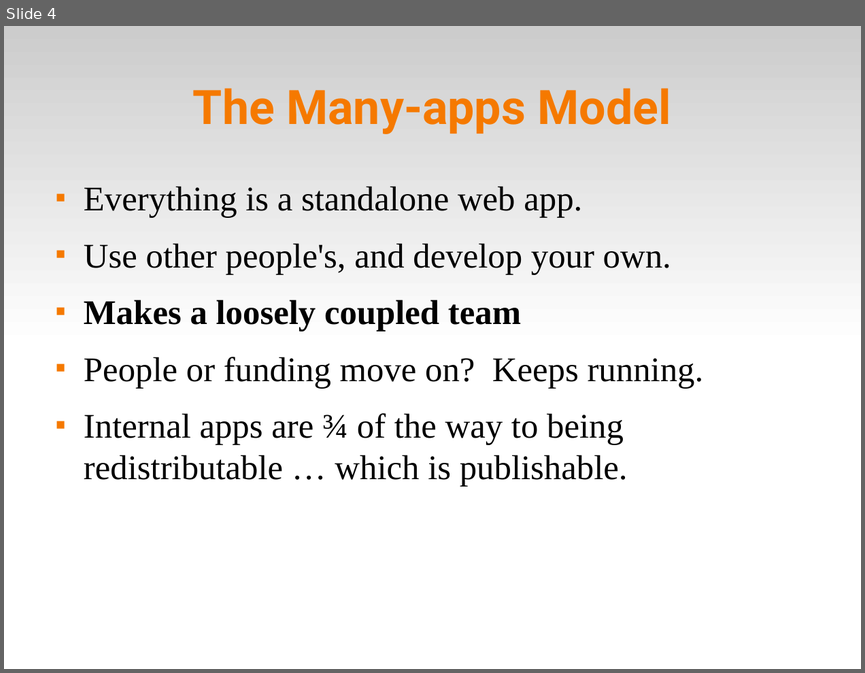
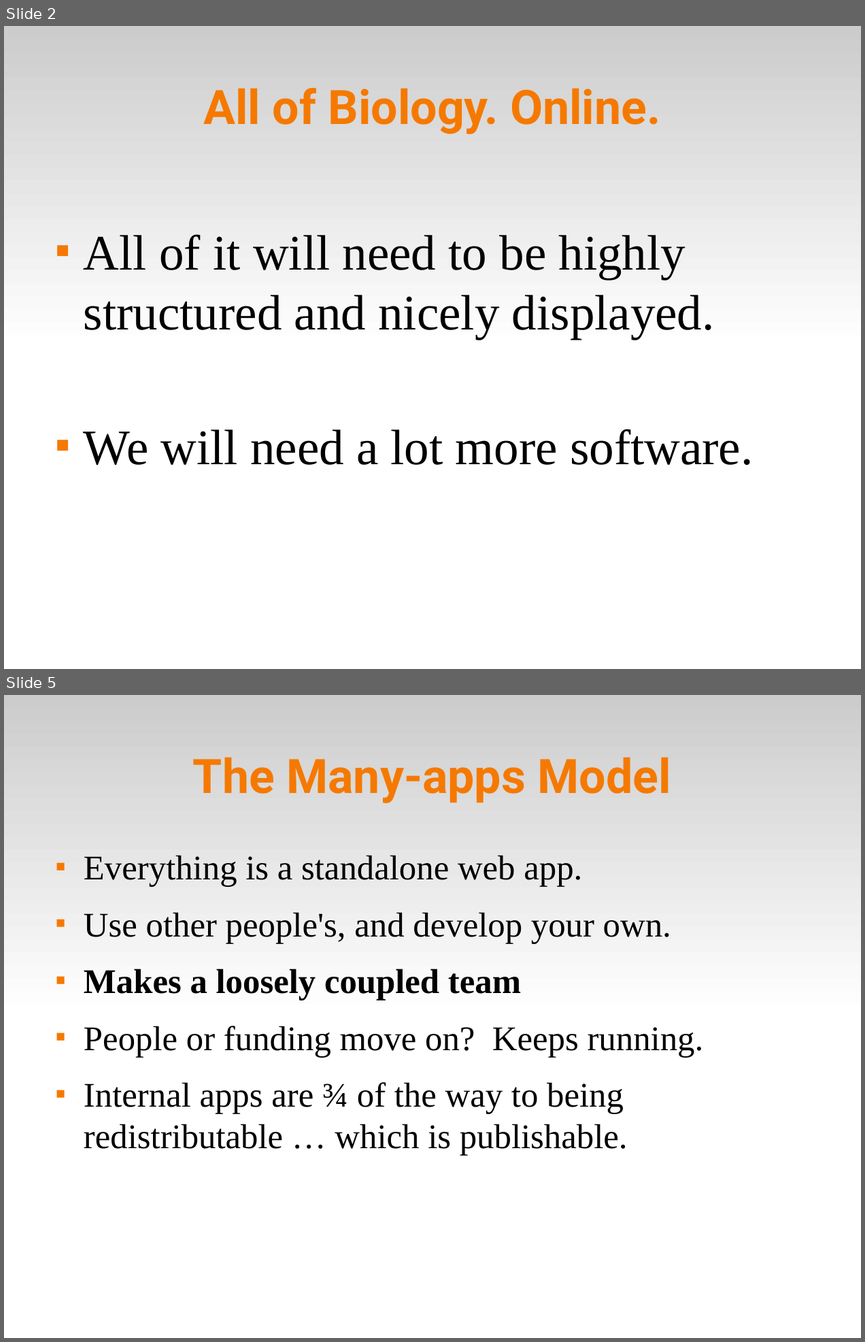
Before and after one commit to solgenomics/Ambikon, a slide deck: doc/presentations/ambikon_intro.odp. Shown one above the other, each under a label of ours: slide 4 before the commit, slides 2 and 5 after it; the slides between them are not shown. The pictures are 865x673 and 865x1342 pixels, drawn with LibreOffice and Linux fonts; fonts in the diff are those of the drawing. Boxes give left, top, right and bottom in pixels: in the first picture for what was removed or moved away, otherwise in the second. Text is boxed around its words. In the diff, an @@ line names an element or a change of style, - is before the commit and + after.

```diff
--- a/doc/presentations/ambikon_intro.odp
+++ b/doc/presentations/ambikon_intro.odp
@@ slide 2 added at bbox=[4, 26, 861, 669], background #FFFFFF; not listed: 1 template element that a slide beside it also shows @@
@@ title added at bbox=[203, 88, 660, 134], 44 pt, text #F57900, bold @@
+All of Biology. Online.
@@ text added at bbox=[84, 234, 753, 465], 46 pt, text #000000 @@
+■ All of it will need to be highly structured and nicely displayed.
+■ We will need a lot more software.
@@ what was slide 4 is now slide 5 @@
```
Also in this commit, not shown: 11 slides changed, 1 slide removed.
